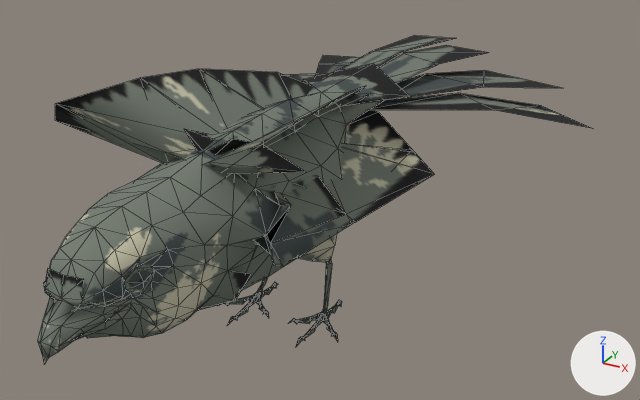
One commit to the glTF model apps/client/src/props/art-study/source-bird/bird-grey-wing.glb: the scene before it, then after it.
The view is the same before and after, from a 50 mm lens placed at (0.361, -0.649, 0.416), pointed at (0.008, -0.006, 0.095). Arrows for +X, +Y and +Z are at lower right; the lights stay in place. The first picture is the older version. Mesh edges are drawn as thin lines. Vertices at exactly the same position are counted once.

Names of what the first picture shows: 'bird-grey-wing runtime mesh'.
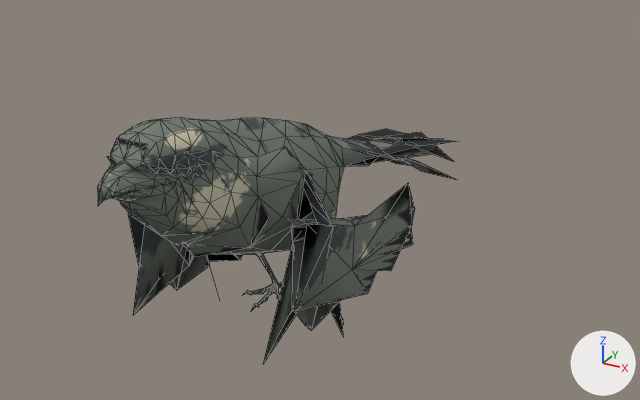
Location of each change, (x1, y1, x2, y2) in pixels of the pictures (640 x 400 px; the box of a moved part takes in the faces that stretch with it):
'bird-grey-wing runtime mesh', reshaped, moved, rescaled (35% narrower, 25% shorter): before (38, 35, 591, 364); after (97, 117, 458, 364)
part 1 of me_bird_shrike1_001, moved or reshaped: before (379, 45, 488, 83); after (391, 156, 456, 180)
part 2 of me_bird_shrike1_001, moved or reshaped: before (370, 93, 591, 128); after (368, 139, 458, 156)
part 3 of me_bird_shrike1_001, moved or reshaped (mostly hidden before): before (286, 74, 316, 82); after (346, 129, 444, 146)
part 4 of me_bird_shrike1_001, moved or reshaped: before (335, 35, 457, 72); after (388, 159, 412, 166)
part 5 of me_bird_shrike1_001, moved or reshaped: before (38, 55, 561, 364); after (97, 117, 454, 364)

Patch to the scene script:
```diff
--- a/apps/client/src/props/art-study/source-bird/bird-grey-wing.glb.py
+++ b/apps/client/src/props/art-study/source-bird/bird-grey-wing.glb.py
@@ me_bird_shrike1_001 @@
 # used by ob_bird_grey_wing_runtime_mesh; location = (0.0, -0.0499, 0.0); scale = (3.78, 3.78, 3.78)
-me_bird_shrike1_001.from_pydata(...)  # 534 vertices, 996 faces; spans x -0.052..0.052, y -0.076..0.102, z 0.0..0.061
+me_bird_shrike1_001.from_pydata(...)  # 534 vertices, 994 faces; spans x -0.024..0.024, y -0.077..0.094, z 0.0..0.071
+# me_bird_shrike1_001 part 1: the loose piece of 6 vertices spanning x -0.001..0.013, y 0.028..0.098, z 0.043..0.049 is turned -21.8 degrees about the x axis through its middle, then moved by (0.0, -0.005, -0.023)
+# me_bird_shrike1_001 part 2: the loose piece of 6 vertices spanning x 0.001..0.052, y 0.023..0.081, z 0.034..0.045 is multiplied about its middle by the matrix ((0.763, -0.645, -0.043), (0.646, 0.762, 0.049), (0.001, -0.065, 0.998)), then moved by (-0.023, 0.005, -0.011)
+# me_bird_shrike1_001 part 3: the loose piece of 6 vertices spanning x -0.052..-0.001, y 0.023..0.081, z 0.034..0.045 is multiplied about its middle by the matrix ((0.763, 0.645, 0.043), (-0.646, 0.762, 0.049), (-0.001, -0.065, 0.998)), then moved by (0.023, 0.005, -0.011)
+# me_bird_shrike1_001 part 4: the loose piece of 6 vertices spanning x -0.013..0.001, y 0.028..0.102, z 0.045..0.049 is turned -21.8 degrees about the x axis through its middle, then moved by (0.0, -0.005, -0.023)
+# me_bird_shrike1_001 part 5: 378 of 534 vertices moved; they spanned x -0.039..0.039, y -0.076..0.097, z 0.001..0.061 and now span x -0.024..0.024, y -0.077..0.093, z 0.0..0.071; mean shift (0.0, -0.003, 0.009); largest move (0.028, -0.04, 0.055) -> (-0.02, -0.012, 0.0)
 me_bird_shrike1_001.materials.append(mat_bird_authored_coat)
@@ ob_bird_grey_wing_runtime_mesh @@
 ob_bird_grey_wing_runtime_mesh = bpy.data.objects.new('bird-grey-wing runtime mesh', me_bird_shrike1_001)
-ob_bird_grey_wing_runtime_mesh.location = (0.0, -0.0499, 0.0)
-ob_bird_grey_wing_runtime_mesh.scale = (3.78, 3.78, 3.78)
+ob_bird_grey_wing_runtime_mesh.location = (0.0, -0.0265, 0.0)
+ob_bird_grey_wing_runtime_mesh.scale = (3.24, 3.24, 3.24)
```
